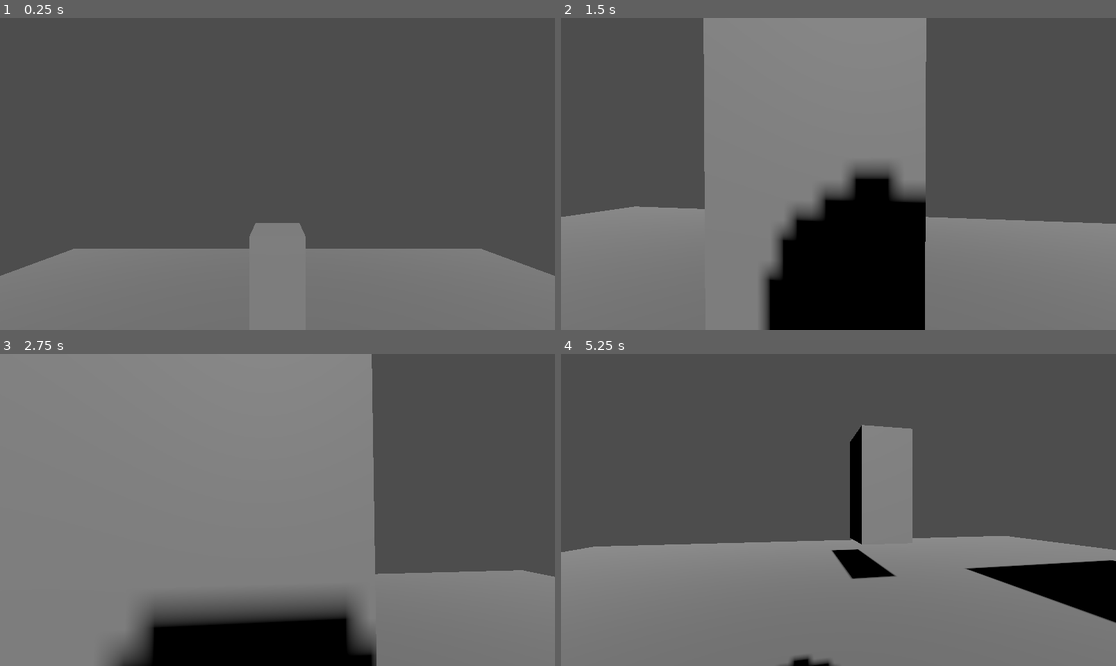
Above: before the commit, frames 1-4 (two rows, left to right).
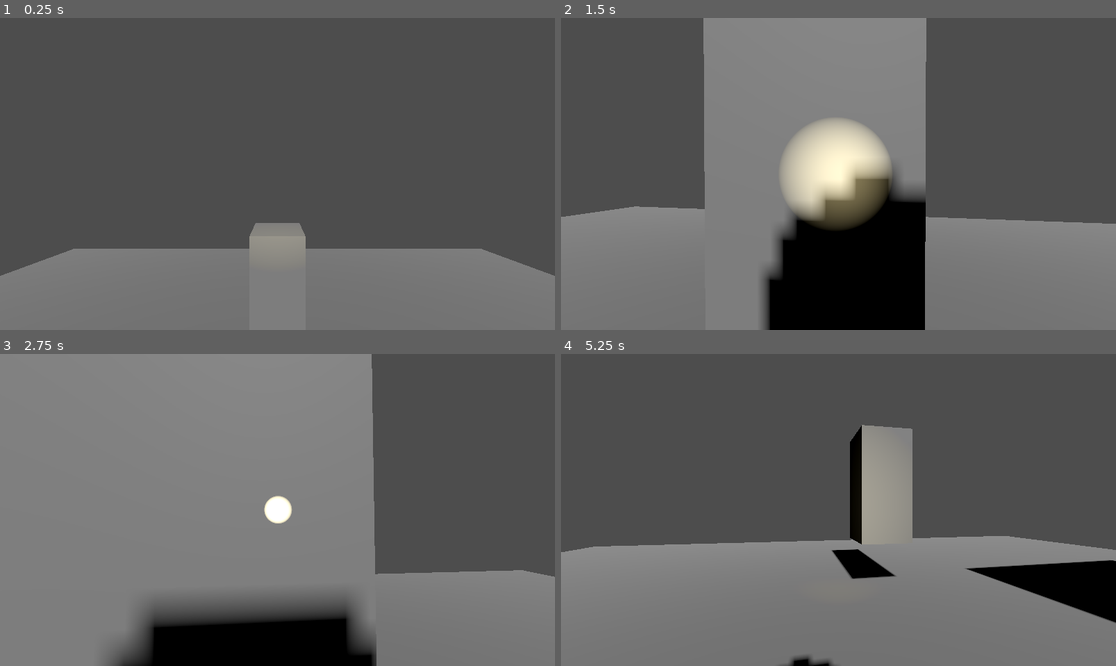
Above: after the commit, the same moments.

Repository: TheGirs0n/darkseeker
Game: Godot game, scene res://Assets/Scenes/Test/Test.tscn
Two runs of this game, one before a commit and one after it. Both use one fixed random seed, a clock stepped at 60 frames per second and the inputs below. The project has no main scene, so this scene is started directly.
Inputs (mouse positions are in pixels of both pictures, inside the frame that each line leads up to):
- Up to frame 1 (0.25 s): no input
- Up to frame 2 (1.5 s): move the mouse to (866, 174) at 0.52 s; hold Ctrl (crouch) 0.53-1.28 s; hold W (move_forward) from 0.53 s (still down); tap E (interact) at 0.8, 1.35 s; move the mouse to (810, 174) at 1.27 s
- Up to frame 3 (2.75 s): keep holding W (move_forward); tap F (flashlight, bound only after the commit) at 1.55 s; move the mouse to (288, 503) at 2.02 s; hold F (flashlight, bound only after the commit) from 2.03 s (still down); tap Ctrl (crouch) at 2.3 s
- Up to frame 4 (5.25 s): tap Enter at 2.75 s; move the mouse to (832, 516) at 2.77 s; release F (flashlight, bound only after the commit) at 2.78 s; tap Ctrl (crouch) at 2.85, 4.55 s; tap E (interact) at 3.05 s; tap Space at 3.5 s; move the mouse to (877, 513) at 3.52 s; hold E (interact) 3.53-4.28 s; tap F (flashlight, bound only after the commit) at 3.8, 4.35 s; tap Escape (pause) at 4.15 s; move the mouse to (672, 463) at 4.27 s; release W (move_forward) at 4.28 s; hold A (move_left) 4.28-5.03 s; move the mouse to (866, 510) at 5.02 s; hold S (move_back) from 5.03 s (still down); hold Ctrl (crouch) from 5.03 s (still down)

The runs differ from the first frame. In frame 1, less than 0.1% of the frame differs, in the area x 46-54%, y 69-71%; in frame 2, 5.6%, in the area x 39-60%, y 32-68%; in frame 3, 0.4%; in frame 4, 1.3%.

Commit message:
add flashlight + charge pool

Diff:
--- a/Assets/Scenes/Player/Player.tscn
+++ b/Assets/Scenes/Player/Player.tscn
@@ -2,7 +2,9 @@
 
 [ext_resource type="Script" uid="uid://cq2lr8u5tvsbw" path="res://Assets/Scripts/Player/PlayerMoveComponent.gd" id="1_0ljjw"]
 [ext_resource type="Script" uid="uid://bf4f023qj4u5t" path="res://Assets/Scripts/Player/PlayerCameraFreeLook.gd" id="2_na1c3"]
+[ext_resource type="Script" uid="uid://c8guftiu38mf" path="res://Assets/Scripts/Player/PlayerChargePoolComponent.gd" id="3_qy8wf"]
 [ext_resource type="Script" uid="uid://c2ag1k4ylatda" path="res://Assets/Scripts/Player/PlayerInteractComponent.gd" id="3_wp7c0"]
+[ext_resource type="Script" uid="uid://dk8qhboap7oga" path="res://Assets/Scripts/Player/PlayerFlashlightComponent.gd" id="4_2xki1"]
 
 [sub_resource type="CapsuleMesh" id="CapsuleMesh_egllq"]
 
@@ -24,12 +26,21 @@
 script = ExtResource("1_0ljjw")
 head = NodePath("../Head")
 collision_shape = NodePath("../CollisionShape3D")
-crouch_raycast = NodePath("../RayCast3D")
+crouch_raycast = NodePath("../UpRayCast")
 
 [node name="PlayerInteractComponent" type="Node" parent="." unique_id=1930412701 node_paths=PackedStringArray("interact_raycast", "player")]
 script = ExtResource("3_wp7c0")
-interact_raycast = NodePath("../Head/Camera3D/RayCast3D")
+interact_raycast = NodePath("../Head/Camera3D/CameraRayCast")
 player = NodePath("..")
+
+[node name="PlayerChargePoolComponent" type="Node" parent="." unique_id=1701009731]
+script = ExtResource("3_qy8wf")
+
+[node name="PlayerFlashlightComponent" type="Node" parent="." unique_id=1720432519 node_paths=PackedStringArray("flashlight", "player_charge_component")]
+script = ExtResource("4_2xki1")
+flashlight = NodePath("../Head/Camera3D/SpotLight3D")
+player_charge_component = NodePath("../PlayerChargePoolComponent")
+flashlight_charge_per_second = 5.0
 
 [node name="Head" type="Node3D" parent="." unique_id=68283594 node_paths=PackedStringArray("camera")]
 transform = Transform3D(1, 0, 0, 0, 1, 0, 0, 0, 1, 0, 1, 0)
@@ -38,10 +49,15 @@
 
 [node name="Camera3D" type="Camera3D" parent="Head" unique_id=800104770]
 
-[node name="RayCast3D" type="RayCast3D" parent="Head/Camera3D" unique_id=627474096]
+[node name="CameraRayCast" type="RayCast3D" parent="Head/Camera3D" unique_id=627474096]
 transform = Transform3D(1, 0, 0, 0, 1, 0, 0, 0, 1, 0, 0, -0.515)
 target_position = Vector3(0, 0, -2)
 
-[node name="RayCast3D" type="RayCast3D" parent="." unique_id=2032180038]
+[node name="SpotLight3D" type="SpotLight3D" parent="Head/Camera3D" unique_id=470562963]
+transform = Transform3D(1, 0, 0, 0, 1, 0, 0, 0, 1, 0, 0, -0.44043756)
+light_color = Color(0.6156863, 0.5647059, 0.4, 1)
+spot_angle = 30.0
+
+[node name="UpRayCast" type="RayCast3D" parent="." unique_id=2032180038]
 target_position = Vector3(0, 2.07, 0)
 debug_shape_custom_color = Color(0.4862745, 0.5137255, 0.5137255, 1)
--- a/Assets/Scripts/Environment/SlidingDoor.gd
+++ b/Assets/Scripts/Environment/SlidingDoor.gd
@@ -16,10 +16,10 @@
 
 func interact():
 	is_open = !is_open
-	change_door_position(is_open)
+	change_door_position()
 
 
-func change_door_position(is_open : bool):
+func change_door_position():
 	var target = start_position if is_open == true else end_position
 
 	if slide_tween:
--- /dev/null
+++ b/Assets/Scripts/Environment/SlidingDoubleDoor.gd
@@ -0,0 +1,11 @@
+extends Node3D
+class_name SlidingDoubleDoor
+
+@export_group("Sliding Double Doors")
+@export var first_sliding_door : SlidingDoor
+@export var second_sliding_door : SlidingDoor
+
+
+func interact():
+	first_sliding_door.interact()
+	second_sliding_door.interact()
--- a/Assets/Scripts/Player/PlayerCameraFreeLook.gd
+++ b/Assets/Scripts/Player/PlayerCameraFreeLook.gd
@@ -16,7 +16,6 @@
 	if event is InputEventMouseMotion:
 		_rotate(-event.relative.x, -event.relative.y)
 	elif event.is_action_pressed("pause"):
-		print("ESC")
 		Input.mouse_mode = Input.MOUSE_MODE_VISIBLE
 
 
--- /dev/null
+++ b/Assets/Scripts/Player/PlayerChargePoolComponent.gd
@@ -0,0 +1,19 @@
+extends Node
+class_name PlayerChargePoolComponent
+
+
+@export_group("Charge Pool Parameters")
+@export var _max_charge : float = 100
+@export var _current_charge : float = 0
+
+signal charge_changed(_current_charge : float, _max_charge : float)
+
+func _ready() -> void:
+	_current_charge = _max_charge
+
+
+func change_charge(charge_to_change : float):
+	_current_charge = clamp(_current_charge - charge_to_change, 0, _max_charge)
+
+	if _current_charge == 0:
+		print("Charge is 0")
--- /dev/null
+++ b/Assets/Scripts/Player/PlayerFlashlightComponent.gd
@@ -0,0 +1,22 @@
+extends Node
+class_name PlayerFlashlightComponent
+
+@export_group("Flashlight")
+@export var flashlight : SpotLight3D
+
+@export_group("Player Charge Component")
+@export var player_charge_component : PlayerChargePoolComponent
+@export var flashlight_charge_per_second : float
+
+
+func _input(event: InputEvent) -> void:
+	if event.is_action_pressed("flashlight"):
+		flashlight.visible = !flashlight.visible
+
+
+func _process(delta: float) -> void:
+	if flashlight.visible:
+		player_charge_component.change_charge(flashlight_charge_per_second * delta)
+
+	if player_charge_component._current_charge == 0:
+		flashlight.visible = false
--- a/Assets/Scripts/Player/PlayerMoveComponent.gd
+++ b/Assets/Scripts/Player/PlayerMoveComponent.gd
@@ -39,15 +39,13 @@
 		if is_crouch:
 			crouch_raycast.force_raycast_update()
 			if crouch_raycast.is_colliding():
-				print("ray collide with + " + str(crouch_raycast.get_collider()))
 				is_crouch = true
 			else:
 				is_crouch = false
 		else:
 			is_crouch = true
 
-		print(is_crouch)
-		crouch_move()
+		set_crouch_move()
 
 
 func _physics_process(delta: float) -> void:
@@ -69,7 +67,7 @@
 		body_to_move.velocity.z = 0
 
 
-func crouch_move():
+func set_crouch_move():
 	if is_crouch:
 		move_speed = crouch_speed
 		collision_shape.shape.height = crouch_height
--- a/project.godot
+++ b/project.godot
@@ -64,6 +64,11 @@
 "events": [Object(InputEventKey,"resource_local_to_scene":false,"resource_name":"","device":-1,"window_id":0,"alt_press …(192 unchanged characters)…
 ]
 }
+flashlight={
+"deadzone": 0.2,
+"events": [Object(InputEventKey,"resource_local_to_scene":false,"resource_name":"","device":-1,"window_id":0,"alt_pressed":false,"shift_pressed":false,"ctrl_pressed":false,"meta_pressed":false,"pressed":false,"keycode":0,"physical_keycode":70,"key_label":0,"unicode":102,"location":0,"echo":false,"script":null)
+]
+}
 
 [physics]
 
Not shown, added: Assets/Scripts/Environment/SlidingDoubleDoor.gd.uid
Not shown, added: Assets/Scripts/Player/PlayerChargePoolComponent.gd.uid
Not shown, added: Assets/Scripts/Player/PlayerFlashlightComponent.gd.uid
